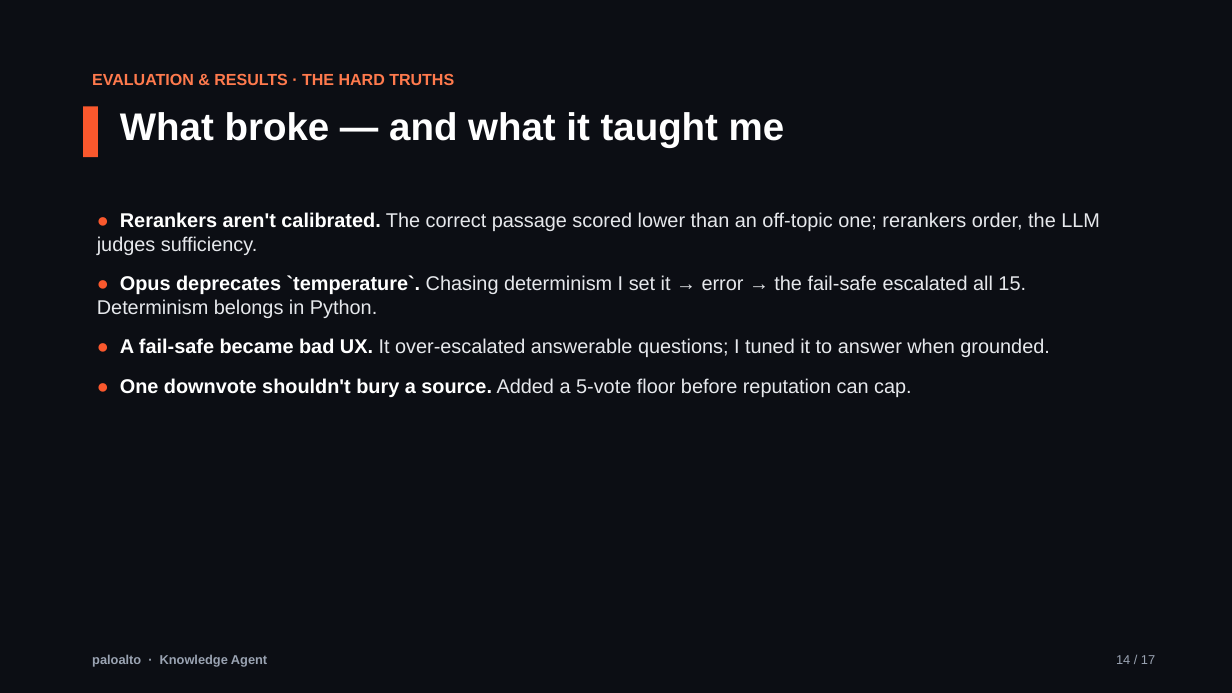
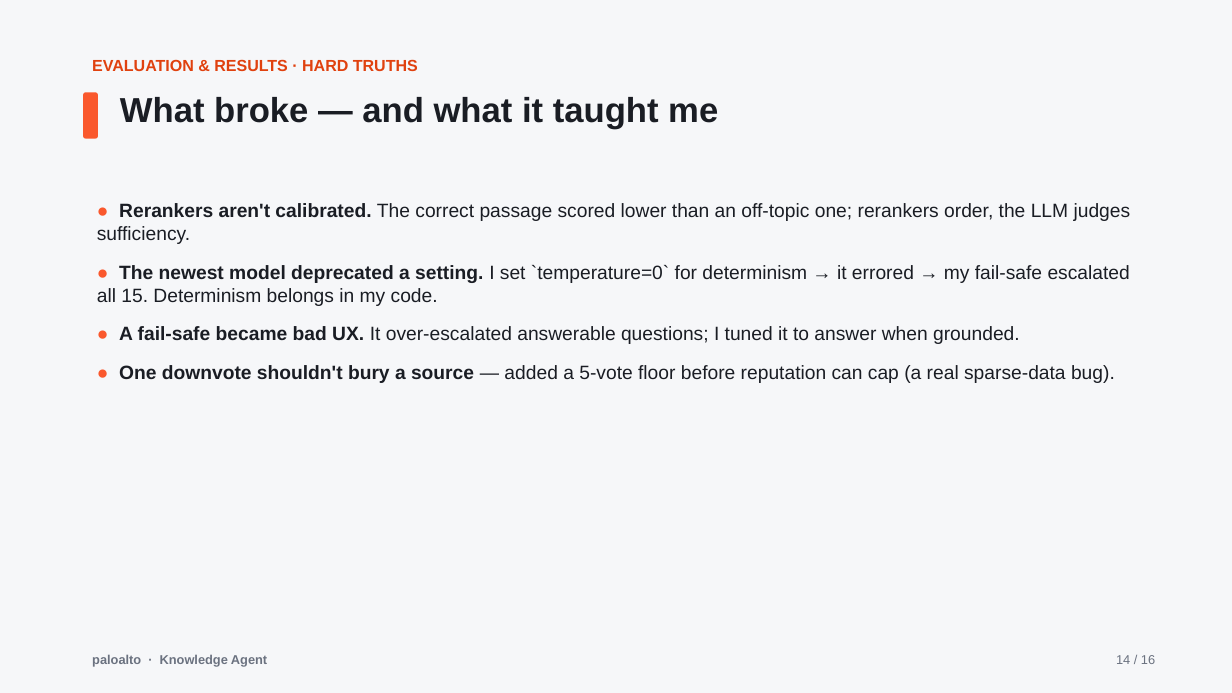
Before and after one commit to ashveej/PaloAltoknowledgeagent, a slide deck: slide 14 of presentation/Executive_Presentation.pptx. Drawn at 1232x693 pixels with LibreOffice and Linux fonts; fonts in the diff are those of the drawing. Boxes give left, top, right and bottom in pixels: in the first picture for what was removed or moved away, otherwise in the second. Text is boxed around its words. In the diff, an @@ line names an element or a change of style, - is before the commit and + after.

```diff
--- a/presentation/Executive_Presentation.pptx
+++ b/presentation/Executive_Presentation.pptx
@@ background #0C0E14 to #F6F7F9 @@
@@ text at (92, 59, 418, 71): text changed; text colour #FF7A4D to #E0410F @@
-EVALUATION & RESULTS · THE HARD TRUTHS
+EVALUATION & RESULTS · HARD TRUTHS
@@ text "What broke — and what ...": place and size @@
-text "What broke — and what ..." at (120, 112, 785, 147)
+text "What broke — and what ..." at (120, 97, 718, 129)
@@ text "What broke — and what ..." at (120, 97, 718, 129): size 30 to 27 pt, text colour #FFFFFF to #1A1D24 @@
@@ rounded rectangle: place and size @@
-rounded rectangle at (83, 106, 98, 157)
+rounded rectangle at (83, 92, 98, 139)
@@ rounded rectangle at (83, 92, 98, 139): rectangle to rounded rectangle @@
@@ text "● Rerankers aren't calibrated. The ...": place and size @@
-text "● Rerankers aren't calibrated. The ..." at (97, 212, 1100, 397)
+text "● Rerankers aren't calibrated. The ..." at (97, 203, 1131, 383)
@@ text at (97, 203, 1131, 344): size 15.5 to 15 pt in "● Rerankers aren't calibrated. The correct passage ...", "● A fail-safe became bad UX. It ..."; text colour #FFFFFF to #1A1D24 in "Rerankers aren't calibrated.", "A fail-safe became bad UX."; text colour #E6E8EC to #1A1D24 in "The correct passage scored lower than an ...", "It over-escalated answerable questions; I tuned it ..." @@
@@ text at (97, 265, 1130, 306): text changed; size 15.5 to 15 pt; text colour #E6E8EC to #1A1D24 @@
-● Opus deprecates `temperature`. Chasing determinism I set it → error → the fail-safe escalated all 15. Determinism belongs in Python.
+● The newest model deprecated a setting. I set `temperature=0` for determinism → it errored → my fail-safe escalated all 15. Determinism belongs in my code.
@@ text at (119, 365, 1115, 383): text changed; size 15.5 to 15 pt; text colour #E6E8EC to #1A1D24 @@
-● One downvote shouldn't bury a source. Added a 5-vote floor before reputation can cap.
+● One downvote shouldn't bury a source — added a 5-vote floor before reputation can cap (a real sparse-data bug).
@@ text "paloalto · Knowledge Agent" at (92, 654, 267, 667): text colour #9AA3B2 to #6B7280 @@
@@ text at (1116, 655, 1155, 664): text changed; text colour #9AA3B2 to #6B7280 @@
-14 / 17
+14 / 16
```
Also in this commit, not shown: 7 other slides changed, 8 slides added, 9 slides removed, 6 other files.
